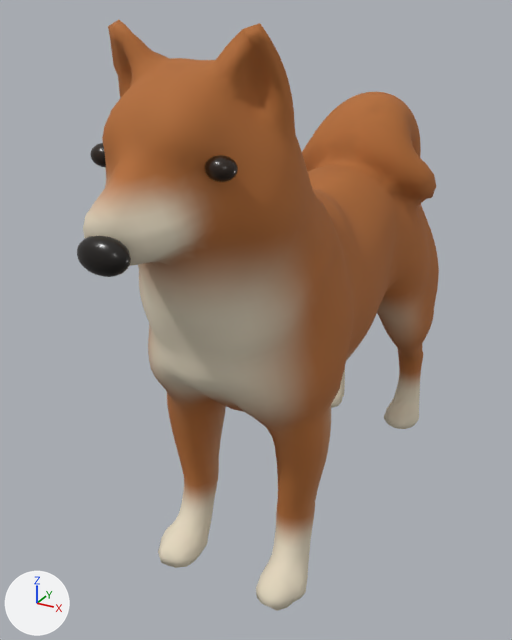
The glTF model assets/characters/dog/models/shiba_01/shiba_01.glb: old version first, new version second.
One viewpoint serves both versions: a 50 mm camera at (0.309, -0.634, 0.554) aimed at (-0.025, -0.027, 0.251). Lighting does not change. The marker at lower left points along +X, +Y and +Z. The picture after the commit comes second. Vertices at exactly the same position are counted once.

In view in the first picture: 'Eye_L', 'Eye_R', 'Nose', 'Shiba_Body'.
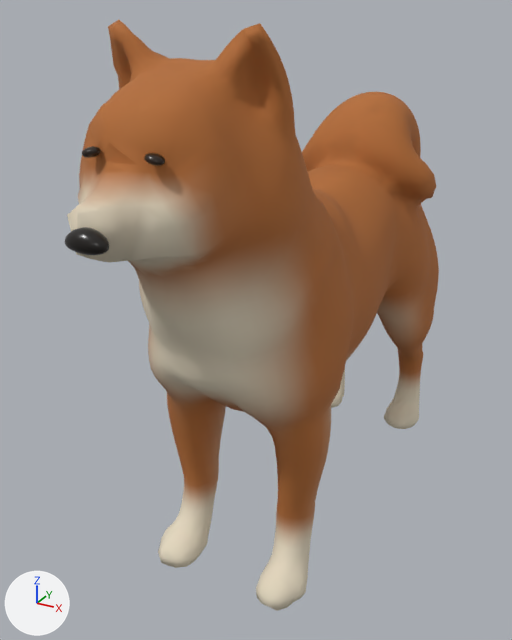
Commit message: Bring the corrected shiba head into the game

What differs and where, as boxes (x1, y1, x2, y2) in the pictures (512 x 640 px; the box of a moved part takes in the faces that stretch with it):
```json
{"object": "Shiba_Body", "change": "reshaped", "before": [83, 20, 439, 611], "after": [67, 20, 439, 611]}
{"object": "Nose", "change": "reshaped", "before": [77, 236, 131, 277], "after": [65, 227, 109, 255], "on screen": "18% narrower, 31% shorter"}
{"object": "Eye_R", "change": "reshaped", "before": [90, 143, 106, 167], "after": [82, 146, 101, 158]}
{"part": 1, "of": "me_sphere_001", "change": "moved or reshaped", "before": [205, 155, 238, 182], "after": [144, 153, 165, 166]}
{"part": 4, "of": "me_geometry_0_001", "change": "moved or reshaped", "before": [83, 56, 280, 385], "after": [67, 55, 280, 386]}
```

The change, as JSON lines over the scene's bpy script:
```json
{"block": "me_sphere_001", "where": "# used by ob_eye_l; location = (0.0, 0.0, 0.0)"}
{"op": "remove", "block": "me_sphere_001", "code": "me_sphere_001.from_pydata(...)  # 222 vertices, 440 faces; spans x 0.039..0.063, y -0.225..-0.205, z 0.444..0.462"}
{"op": "add", "block": "me_sphere_001", "code": "me_sphere_001.from_pydata(...)  # 222 vertices, 440 faces; spans x 0.0197..0.0338, y -0.2638..-0.2518, z 0.4605..0.4681"}
{"block": "me_sphere_001", "change": "me_sphere_001 part 1: the whole mesh is multiplied about its middle by the matrix ((0.587, 0.0, 0.083), (0.0, 0.6, 0.0), (-0.125, 0.0, 0.391)), then moved by (-0.0242, -0.0428, 0.0113)"}
{"block": "me_sphere", "where": "# used by ob_eye_r; location = (0.0, 0.0, 0.0)"}
{"op": "remove", "block": "me_sphere", "code": "me_sphere.from_pydata(...)  # 222 vertices, 440 faces; spans x -0.063..-0.039, y -0.225..-0.205, z 0.444..0.462"}
{"op": "add", "block": "me_sphere", "code": "me_sphere.from_pydata(...)  # 222 vertices, 440 faces; spans x -0.0336..-0.0195, y -0.2639..-0.2519, z 0.4605..0.4681"}
{"block": "me_sphere", "change": "me_sphere part 2: the whole mesh is multiplied about its middle by the matrix ((0.587, 0.0, -0.083), (0.0, 0.6, 0.0), (0.125, 0.0, 0.391)), then moved by (0.0244, -0.0429, 0.0113)"}
{"block": "me_sphere_002", "where": "# used by ob_nose; location = (0.0, 0.0, 0.0)"}
{"op": "remove", "block": "me_sphere_002", "code": "me_sphere_002.from_pydata(...)  # 222 vertices, 440 faces; spans x -0.021..0.021, y -0.297..-0.273, z 0.388..0.416"}
{"op": "add", "block": "me_sphere_002", "code": "me_sphere_002.from_pydata(...)  # 222 vertices, 440 faces; spans x -0.0171..0.0171, y -0.3094..-0.2902, z 0.4078..0.4252"}
{"block": "me_sphere_002", "change": "me_sphere_002 part 3: 222 of 222 vertices moved; they spanned x -0.021..0.021, y -0.297..-0.273, z 0.388..0.416 and now span x -0.0171..0.0171, y -0.3094..-0.2902, z 0.4078..0.4252; mean shift (0.0, -0.0148, 0.0145)"}
{"block": "me_geometry_0_001", "where": "# used by ob_shiba_body; location = (0.0, 0.0, 0.0)"}
{"op": "remove", "block": "me_geometry_0_001", "code": "me_geometry_0_001.from_pydata(...)  # 5391 vertices, 10778 faces; spans x -0.098..0.099, y -0.288..0.306, z 0.001..0.547"}
{"op": "add", "block": "me_geometry_0_001", "code": "me_geometry_0_001.from_pydata(...)  # 5391 vertices, 10778 faces; spans x -0.098..0.099, y -0.294..0.306, z 0.001..0.547"}
{"block": "me_geometry_0_001", "change": "me_geometry_0_001 part 4: 421 of 5391 vertices moved; they spanned x -0.076..0.071, y -0.288..-0.182, z 0.264..0.515 and now span x -0.077..0.072, y -0.294..-0.183, z 0.263..0.516; mean shift (0.0, -0.005, 0.001); largest move (0.038, -0.222, 0.424) -> (0.055, -0.241, 0.427)"}
```
